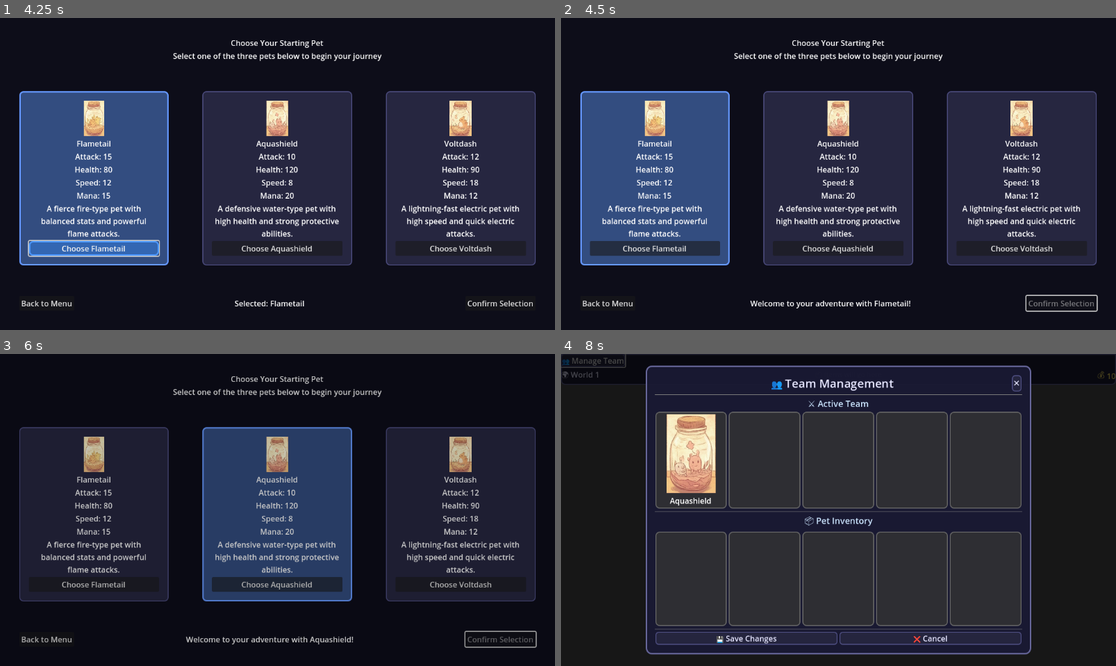
Above: before the commit, frames 1-4 (two rows, left to right).
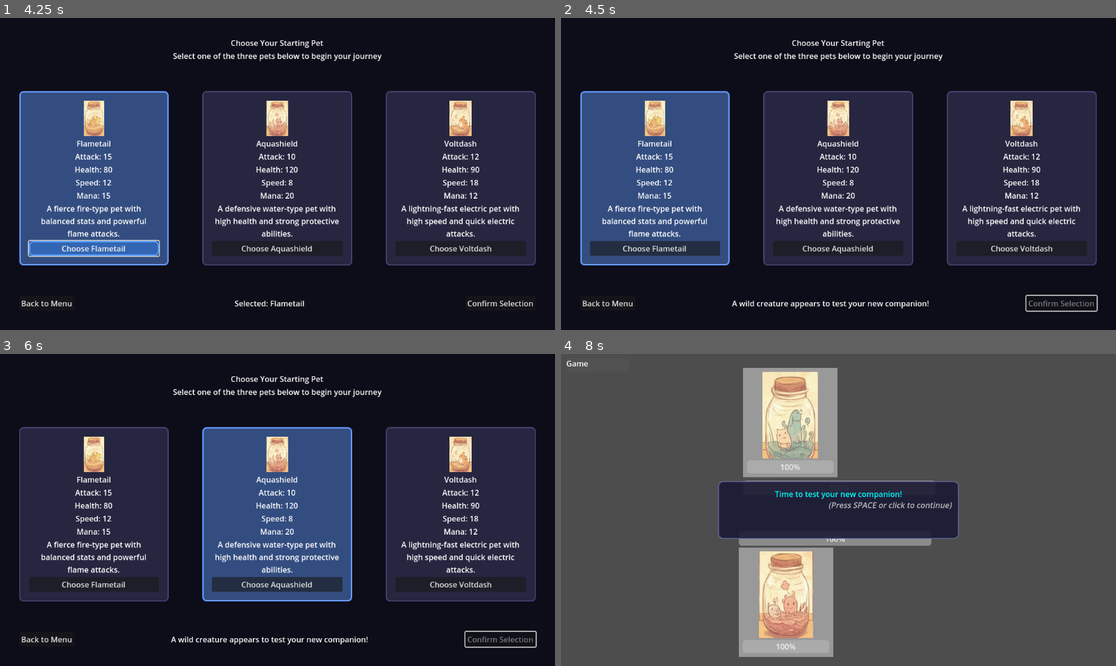
Above: after the commit, the same moments.

Repository: jwNorwood/scifi_idle
Game: Godot game, scene res://Scenes/Screens/MainMenu/MainMenu.tscn
Same seed, same stepped clock (60 frames per second), same inputs: the game is played once before the commit and once after it. The engine's default icon, where the game draws it, is replaced by a stand-in: a white triangle on a blue panel in a dark square.
Inputs (mouse positions are in pixels of both pictures, inside the frame that each line leads up to):
- Up to frame 1 (4.25 s): click "🎮 New Game" at 0.5 s; click "Back to Menu" at 1.25 s; click "🎮 New Game" at 2 s; tap Enter at 2.75, 2.85 s; move the mouse to (399, 158) at 2.77 s; click (399, 158) at 2.92 s; tap Space at 3.02 s; click "Choose Flametail" at 3.5 s
- Up to frame 2 (4.5 s): click "Confirm Selection" at 4.25 s
- Up to frame 3 (6 s): click "Choose Aquashield" at 5 s; click "Confirm Selection" at 5.75 s
- Up to frame 4 (8 s): click (594, 360) at 6.5 s, where only the run before the commit has a clickable "👥 Manage Team"; click (1016, 382) at 7.25 s, where only the run before the commit has a clickable "✕"

Frame 1 is identical in both runs. In frame 2, 0.4% of the frame differs, in the area x 30-67%, y 90-94%; in frame 3, 18%; in frame 4, 92%, in the area x 0-100%, y 0-100%.

Commit message:
more edits

Diff:
--- a/Scenes/Screens/Combat/Managers/combatManager.gd
+++ b/Scenes/Screens/Combat/Managers/combatManager.gd
@@ -13,6 +13,7 @@
 var defeated_wild_pets: Array[Pet] = []
 var game_ended: bool = false  # Flag to prevent multiple reward modal calls
 var combat_started: bool = false  # Flag to track if combat has actually started
+var defeated_regional_champion: bool = false  # Flag to track if we defeated a Regional Champion
 
 # Available enemy pets for random encounters
 var wild_pet_pool: Array[Pet] = []
@@ -25,6 +26,13 @@
 	"""Initialize combat with player's actual team and random enemy"""
 	game_ended = false  # Reset game ended flag for new combat
 	combat_started = false
+	defeated_regional_champion = false  # Reset Regional Champion flag
+
+	# Check if we're fighting a Regional Champion
+	var encounter_type = GlobalPlayer.current_encounter_type if GlobalPlayer else "WILD"
+	if encounter_type == "REGIONAL_CHAMPION":
+		print("Preparing for Regional Champion battle!")
+
 	_create_wild_pet_pool()
 	_setup_player_team()
 	_setup_enemy_team()
@@ -179,6 +187,13 @@
 
 	game_ended = true
 	print("victory ", victory)
+
+	# Check if we defeated a Regional Champion
+	var encounter_type = GlobalPlayer.current_encounter_type if GlobalPlayer else "WILD"
+	if victory and encounter_type == "REGIONAL_CHAMPION":
+		defeated_regional_champion = true
+		print("Regional Champion defeated! New map will be generated after exit.")
+
 	EventBus.player_experience_change.emit(expToReward)
 
 	if victory:
@@ -257,8 +272,26 @@
 		EventBus.player_team_change.emit(GlobalPlayer.playerTeam)
 
 func returnToOverworld():
-	# change the scene
-	self.get_parent().queue_free()
+	# Check if this was the initial pet combat
+	var is_initial_combat = GlobalPlayer.has_selected_initial_pet if GlobalPlayer else false
+
+	# If we defeated a Regional Champion, request map regeneration
+	if defeated_regional_champion:
+		print("Requesting new map generation after Regional Champion victory!")
+		EventBus.map_regeneration_requested.emit()
+
+	# For initial combat, go to overworld; otherwise return to previous scene
+	if is_initial_combat and GlobalPlayer:
+		# Mark that we've completed the initial combat flow
+		GlobalPlayer.has_selected_initial_pet = false  # Reset the flag
+		print("Initial combat completed, transitioning to overworld...")
+
+		# Go to overworld scene
+		get_tree().call_deferred("change_scene_to_file", "res://Scenes/Screens/Overworld/Overworld.tscn")
+	else:
+		# Normal combat exit - just close the combat scene
+		self.get_parent().queue_free()
+
 	# something else
 	#on modal closed
 
@@ -273,6 +306,7 @@
 		return
 
 	var encounter_type = GlobalPlayer.current_encounter_type if GlobalPlayer else "WILD"
+	var is_initial_combat = GlobalPlayer.has_selected_initial_pet if GlobalPlayer else false
 	var enemy_name = "Wild Creature"
 
 	# Get enemy name from the enemy team
@@ -283,34 +317,42 @@
 
 	var opening_messages: Array[String] = []
 
-	# Customize dialogue based on encounter type
-	match encounter_type:
-		"WILD":
-			opening_messages = [
-				"[center][color=yellow]A wild " + enemy_name + " appears![/color][/center]",
-				"[center][color=cyan]Prepare for battle![/color][/center]"
-			]
-		"TRAINER":
-			opening_messages = [
-				"[center][color=orange]A trainer challenges you to battle![/color][/center]",
-				"[center][color=cyan]They have multiple pets ready to fight![/color][/center]"
-			]
-		"MYSTERY":
-			opening_messages = [
-				"[center][color=purple]A mysterious encounter unfolds...[/color][/center]",
-				"[center][color=cyan]Prepare for the unknown![/color][/center]"
-			]
-		"REGIONAL_CHAMPION":
-			opening_messages = [
-				"[center][color=gold]A Regional Champion blocks your path![/color][/center]",
-				"[center][color=red]They command a full team of 5 powerful Champion pets![/color][/center]",
-				"[center][color=orange]This will be your greatest challenge yet![/color][/center]"
-			]
-		_:
-			opening_messages = [
-				"[center][color=yellow]A wild " + enemy_name + " appears![/color][/center]",
-				"[center][color=cyan]Prepare for battle![/color][/center]"
-			]
+	# Special dialogue for initial combat
+	if is_initial_combat:
+		opening_messages = [
+			"[center][color=cyan]Time to test your new companion![/color][/center]",
+			"[center][color=yellow]A wild " + enemy_name + " appears for training![/color][/center]",
+			"[center][color=lime]Show them what you've learned![/color][/center]"
+		]
+	else:
+		# Customize dialogue based on encounter type for regular combat
+		match encounter_type:
+			"WILD":
+				opening_messages = [
+					"[center][color=yellow]A wild " + enemy_name + " appears![/color][/center]",
+					"[center][color=cyan]Prepare for battle![/color][/center]"
+				]
+			"TRAINER":
+				opening_messages = [
+					"[center][color=orange]A trainer challenges you to battle![/color][/center]",
+					"[center][color=cyan]They have multiple pets ready to fight![/color][/center]"
+				]
+			"MYSTERY":
+				opening_messages = [
+					"[center][color=purple]A mysterious encounter unfolds...[/color][/center]",
+					"[center][color=cyan]Prepare for the unknown![/color][/center]"
+				]
+			"REGIONAL_CHAMPION":
+				opening_messages = [
+					"[center][color=gold]A Regional Champion blocks your path![/color][/center]",
+					"[center][color=red]They command a full team of 5 powerful Champion pets![/color][/center]",
+					"[center][color=orange]This will be your greatest challenge yet![/color][/center]"
+				]
+			_:
+				opening_messages = [
+					"[center][color=yellow]A wild " + enemy_name + " appears![/color][/center]",
+					"[center][color=cyan]Prepare for battle![/color][/center]"
+				]
 
 	# Connect to dialogue finished signal
 	if not dialogue.dialogue_finished.is_connected(_on_opening_dialogue_finished):
@@ -340,36 +382,46 @@
 		return
 
 	var encounter_type = GlobalPlayer.current_encounter_type if GlobalPlayer else "WILD"
+	var is_initial_combat = GlobalPlayer.has_selected_initial_pet if GlobalPlayer else false
 	var victory_messages: Array[String] = []
 
-	# Customize victory dialogue based on encounter type
-	match encounter_type:
-		"WILD":
-			victory_messages = [
-				"[center][color=green]Victory![/color][/center]",
-				"[center][color=lime]You defeated the wild creature![/color][/center]"
-			]
-		"TRAINER":
-			victory_messages = [
-				"[center][color=green]Victory![/color][/center]",
-				"[center][color=lime]You defeated the trainer and their team![/color][/center]"
-			]
-		"MYSTERY":
-			victory_messages = [
-				"[center][color=green]Victory![/color][/center]",
-				"[center][color=lime]You overcame the mysterious challenge![/color][/center]"
-			]
-		"REGIONAL_CHAMPION":
-			victory_messages = [
-				"[center][color=gold]LEGENDARY VICTORY![/color][/center]",
-				"[center][color=yellow]You defeated the Regional Champion![/color][/center]",
-				"[center][color=lime]You are now a true champion yourself![/color][/center]"
-			]
-		_:
-			victory_messages = [
-				"[center][color=green]Victory![/color][/center]",
-				"[center][color=lime]You defeated the wild creature![/color][/center]"
-			]
+	# Special dialogue for initial combat victory
+	if is_initial_combat:
+		victory_messages = [
+			"[center][color=gold]Excellent work![/color][/center]",
+			"[center][color=lime]You and your companion fought well together![/color][/center]",
+			"[center][color=cyan]You're ready for the adventures ahead![/color][/center]"
+		]
+	else:
+		# Customize victory dialogue based on encounter type for regular combat
+		match encounter_type:
+			"WILD":
+				victory_messages = [
+					"[center][color=green]Victory![/color][/center]",
+					"[center][color=lime]You defeated the wild creature![/color][/center]"
+				]
+			"TRAINER":
+				victory_messages = [
+					"[center][color=green]Victory![/color][/center]",
+					"[center][color=lime]You defeated the trainer and their team![/color][/center]"
+				]
+			"MYSTERY":
+				victory_messages = [
+					"[center][color=green]Victory![/color][/center]",
+					"[center][color=lime]You overcame the mysterious challenge![/color][/center]"
+				]
+			"REGIONAL_CHAMPION":
+				victory_messages = [
+					"[center][color=gold]LEGENDARY VICTORY![/color][/center]",
+					"[center][color=yellow]You defeated the Regional Champion![/color][/center]",
+					"[center][color=lime]You are now a true champion yourself![/color][/center]",
+					"[center][color=cyan]A new area awaits your exploration![/color][/center]"
+				]
+			_:
+				victory_messages = [
+					"[center][color=green]Victory![/color][/center]",
+					"[center][color=lime]You defeated the wild creature![/color][/center]"
+				]
 
 	# Connect to dialogue finished signal
 	if not dialogue.dialogue_finished.is_connected(_on_victory_dialogue_finished):
--- a/Scenes/Screens/Overworld/NewOverworldManager.gd
+++ b/Scenes/Screens/Overworld/NewOverworldManager.gd
@@ -30,6 +30,9 @@
 	_setup_map_generator()
 	_generate_and_display_map()
 	_setup_player()
+
+	# Connect to map regeneration event
+	EventBus.map_regeneration_requested.connect(_on_map_regeneration_requested)
 
 func _input(event):
 	"""Handle input for testing"""
@@ -235,6 +238,11 @@
 	_generate_and_display_map()
 	_setup_player()
 
+func _on_map_regeneration_requested():
+	"""Handle map regeneration request from EventBus (e.g., after defeating Regional Champion)"""
+	print("Received map regeneration request - generating new area!")
+	regenerate_map()
+
 # Debug functions
 func print_map_structure():
 	"""Debug function to print map structure"""
--- a/Scenes/Screens/Overworld/OverworldManagerIntegrated.gd
+++ b/Scenes/Screens/Overworld/OverworldManagerIntegrated.gd
@@ -29,6 +29,9 @@
 
 	# Player event connections
 	player.travel_finished.connect(_on_player_finished_travel)
+
+	# Connect to map regeneration event
+	EventBus.map_regeneration_requested.connect(_on_map_regeneration_requested)
 
 	# Generate and display the overworld map
 	generate_overworld()
@@ -273,6 +276,11 @@
 func regenerate_map():
 	generate_overworld()
 
+func _on_map_regeneration_requested():
+	"""Handle map regeneration request from EventBus (e.g., after defeating Regional Champion)"""
+	print("Received map regeneration request - generating new area!")
+	regenerate_map()
+
 # Debug function to test different map layouts
 func _input(event):
 	if event is InputEventKey and event.pressed:
--- a/Scenes/Screens/Overworld/OverworldMapGenerator.gd
+++ b/Scenes/Screens/Overworld/OverworldMapGenerator.gd
@@ -108,16 +108,8 @@
 		for node_index in range(nodes_in_layer):
 			var encounter_type: String
 
-			# Check if this is the final layer (just before end node)
-			if layer == layers:
-				# Final layer: make at least one Regional Champion, others can be random
-				if node_index == 0:
-					encounter_type = "REGIONAL_CHAMPION"  # Guarantee at least one Regional Champion
-				else:
-					encounter_type = _get_random_encounter_type_for_final_layer()
-			else:
-				# Regular layers: no Regional Champions allowed
-				encounter_type = _get_random_encounter_type_excluding_champion()
+			# Regular layers: no Regional Champions allowed
+			encounter_type = _get_random_encounter_type_excluding_champion()
 
 			map_data[node_id] = {
 				"id": node_id,
@@ -136,7 +128,7 @@
 	var end_id = node_id
 	map_data[end_id] = {
 		"id": end_id,
-		"type": "end",
+		"type": "REGIONAL_CHAMPION",
 		"layer": layers + 1,
 		"children": []
 	}
@@ -183,7 +175,7 @@
 	elif rand < 0.75:
 		return "SHOP"
 	else:
-		return "REGIONAL_CHAMPION"  # Higher chance in final layer
+		return "REGIONAL_CHAMPION"  # Rare chance for variety
 
 func _connect_layers(previous_nodes: Array[int], current_nodes: Array[int]):
 	"""Create connections between two layers ensuring every node is reachable"""
--- a/Scenes/Screens/PetSelection/PetSelectionScreen.gd
+++ b/Scenes/Screens/PetSelection/PetSelectionScreen.gd
@@ -188,16 +188,36 @@
 		# Clear existing pets and add the starter
 		GlobalPlayer.playerTeam.clear()
 		GlobalPlayer.playerTeam.append(selected_pet)
+		GlobalPlayer.has_selected_initial_pet = true  # Mark that initial pet has been selected
 		print("Added ", selected_pet.name, " to player's team")
 
 	# Emit confirmation signal
 	selection_confirmed.emit(selected_pet)
 
-	# Transition to the next scene (e.g., overworld or main game)
-	_go_to_overworld()
+	# Start with a wild encounter to test the new pet
+	_start_initial_combat()
+
+func _start_initial_combat():
+	"""Start the first combat encounter with the new pet"""
+	# Show a brief message about the encounter
+	selected_pet_label.text = "A wild creature appears to test your new companion!"
+	confirm_button.disabled = true
+
+	# Set encounter type for the combat
+	if GlobalPlayer:
+		GlobalPlayer.current_encounter_type = "WILD"
+
+	# Brief delay before transitioning to combat
+	await get_tree().create_timer(2.0).timeout
+
+	# Go directly to combat scene
+	if SceneManager:
+		SceneManager.change_scene("res://Scenes/Screens/Combat/Combat.tscn")
+	else:
+		get_tree().change_scene_to_file("res://Scenes/Screens/Combat/Combat.tscn")
 
 func _go_to_overworld():
-	"""Transition to the overworld scene"""
+	"""Transition to the overworld scene (fallback method)"""
 	# Show a brief confirmation message
 	selected_pet_label.text = "Welcome to your adventure with " + selected_pet.name + "!"
 	confirm_button.disabled = true
--- a/Scripts/event_bus.gd
+++ b/Scripts/event_bus.gd
@@ -17,4 +17,7 @@
 signal player_inventory_team_value_updated(team: Array)
 signal player_modifiers_value_updated(modifiers: Array)
 
+# Map Events
+signal map_regeneration_requested()
+
 # Settings
--- a/Scripts/global_player.gd
+++ b/Scripts/global_player.gd
@@ -11,6 +11,7 @@
 
 # Current encounter info for combat
 var current_encounter_type: String = "WILD"
+var has_selected_initial_pet: bool = false  # Track if player has selected their first pet
 
 func _init_test_data():
 	# Create some test pets for demonstration
Not shown, added: REGIONAL_CHAMPION_FIX.md
